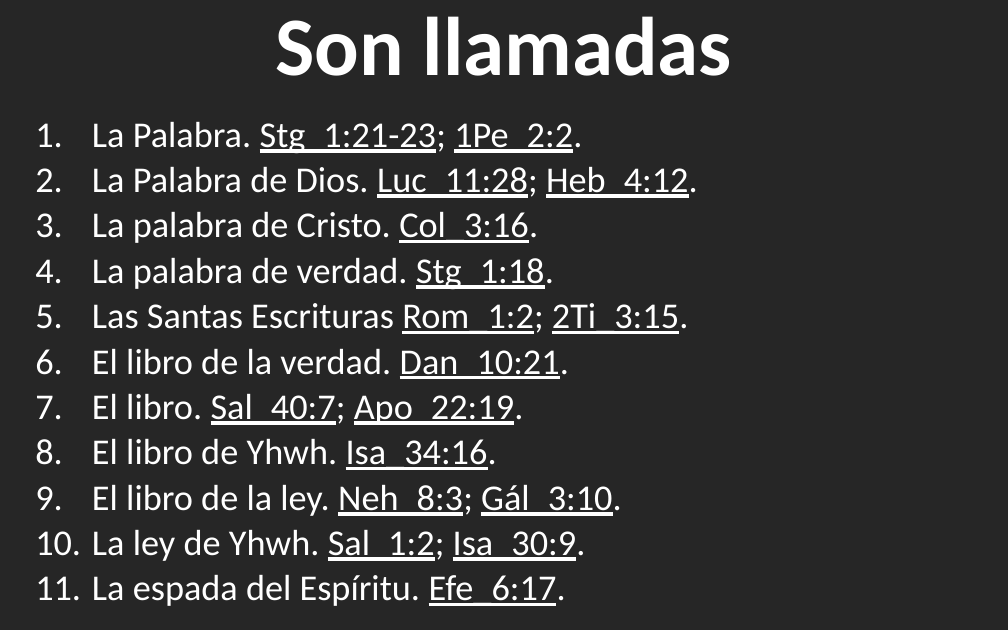
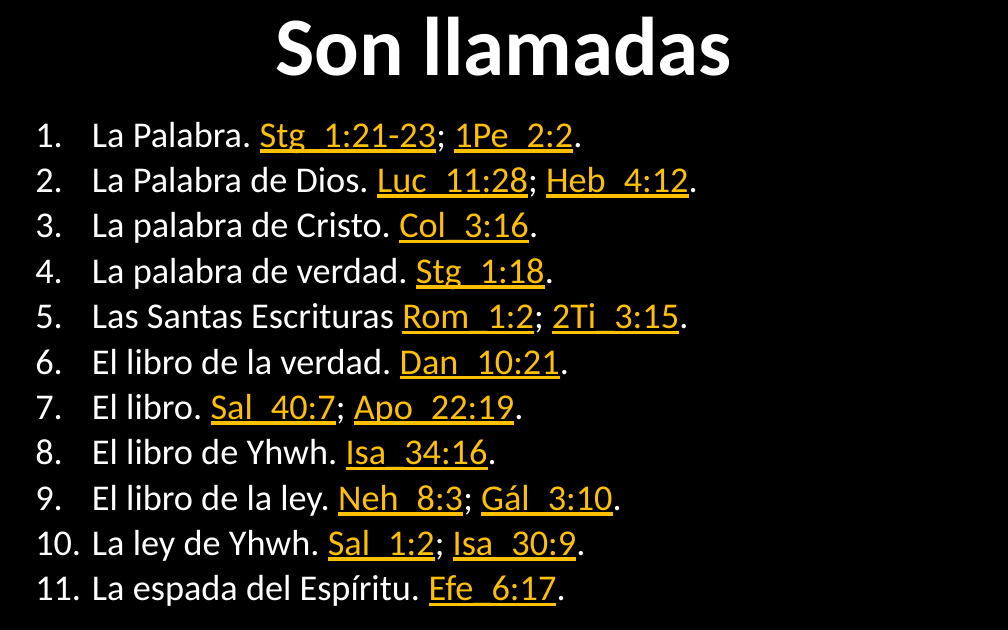
Before and after one commit to CreyTuning/documents, a slide deck: slide 3 of slideshow/Teologia Sistematica y Biblica - Myer Pearlman/Clases/3. Las Escrituras.pptx. Drawn at 1008x630 pixels with LibreOffice and Linux fonts; fonts in the diff are those of the drawing. Boxes give left, top, right and bottom in pixels: in the first picture for what was removed or moved away, otherwise in the second. Text is boxed around its words. In the diff, an @@ line names an element or a change of style, - is before the commit and + after.

Commit message:
3. Las Escrituras [adding styles]

```diff
--- a/slideshow/Teologia Sistematica y Biblica - Myer Pearlman/Clases/3. Las Escrituras.pptx
+++ b/slideshow/Teologia Sistematica y Biblica - Myer Pearlman/Clases/3. Las Escrituras.pptx
@@ background #262626 to #000000 @@
@@ text "La Palabra. Stg_1:21-23; 1Pe_2:2." at (35,121,698,606): text colour #FFFFFF to #FFC000 in "Stg_1:21-23; 1Pe_2:2.", "Luc_11:28; Heb_4:12.", "Col_3:16.", "Stg_1:18." and 7 more places @@
```
Also in this commit, not shown: 10 other slides changed.
